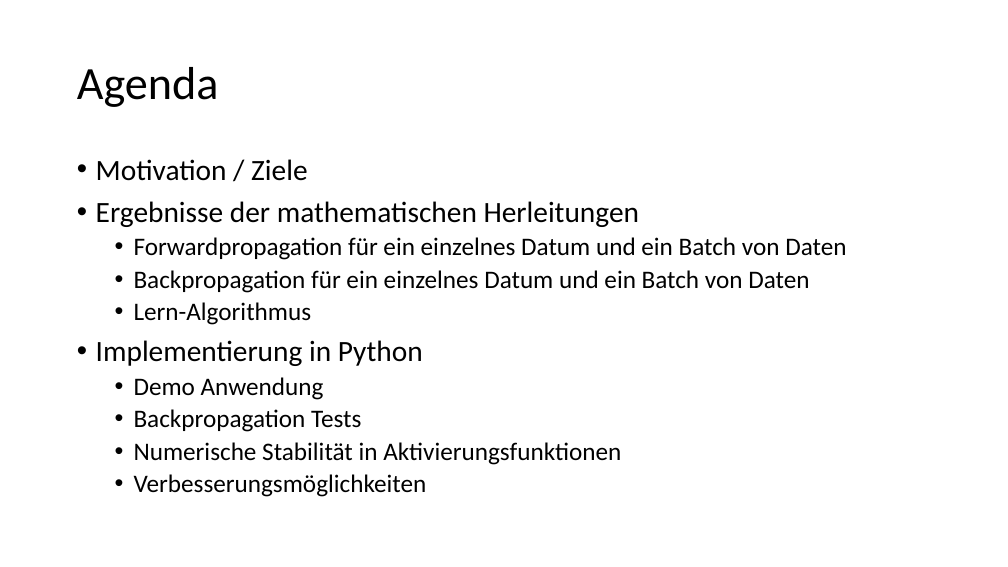
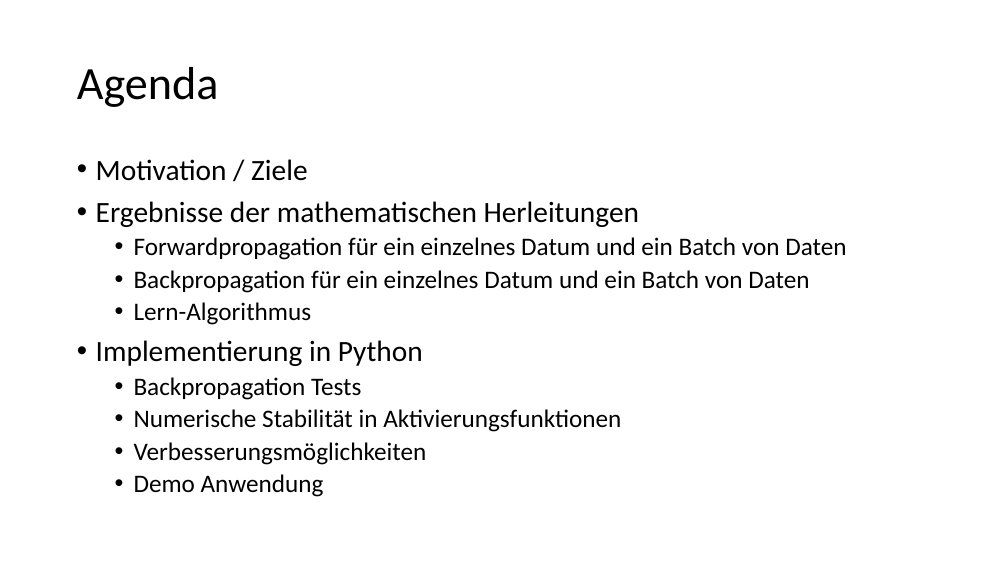
Before and after one commit to kevinsuedmersen/neural_networks_from_scratch, a slide deck: slide 2 of theory/submission/result_presentation.pptx. Drawn at 1008x567 pixels with LibreOffice and Linux fonts; fonts in the diff are those of the drawing. Boxes give left, top, right and bottom in pixels: in the first picture for what was removed or moved away, otherwise in the second. Text is boxed around its words. In the diff, an @@ line names an element or a change of style, - is before the commit and + after.

```diff
--- a/theory/submission/result_presentation.pptx
+++ b/theory/submission/result_presentation.pptx
@@ text at <box>134,377,324,400</box>: paragraph removed @@
-  • Demo Anwendung
@@ text at <box>134,474,324,497</box>: paragraph added @@
+  • Demo Anwendung
```
Also in this commit, not shown: 1 other file.
